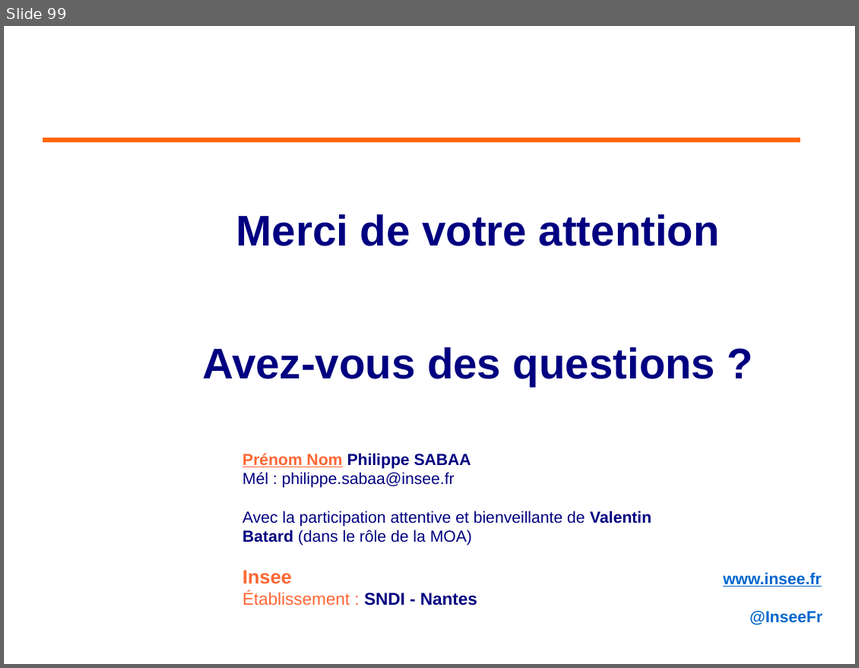
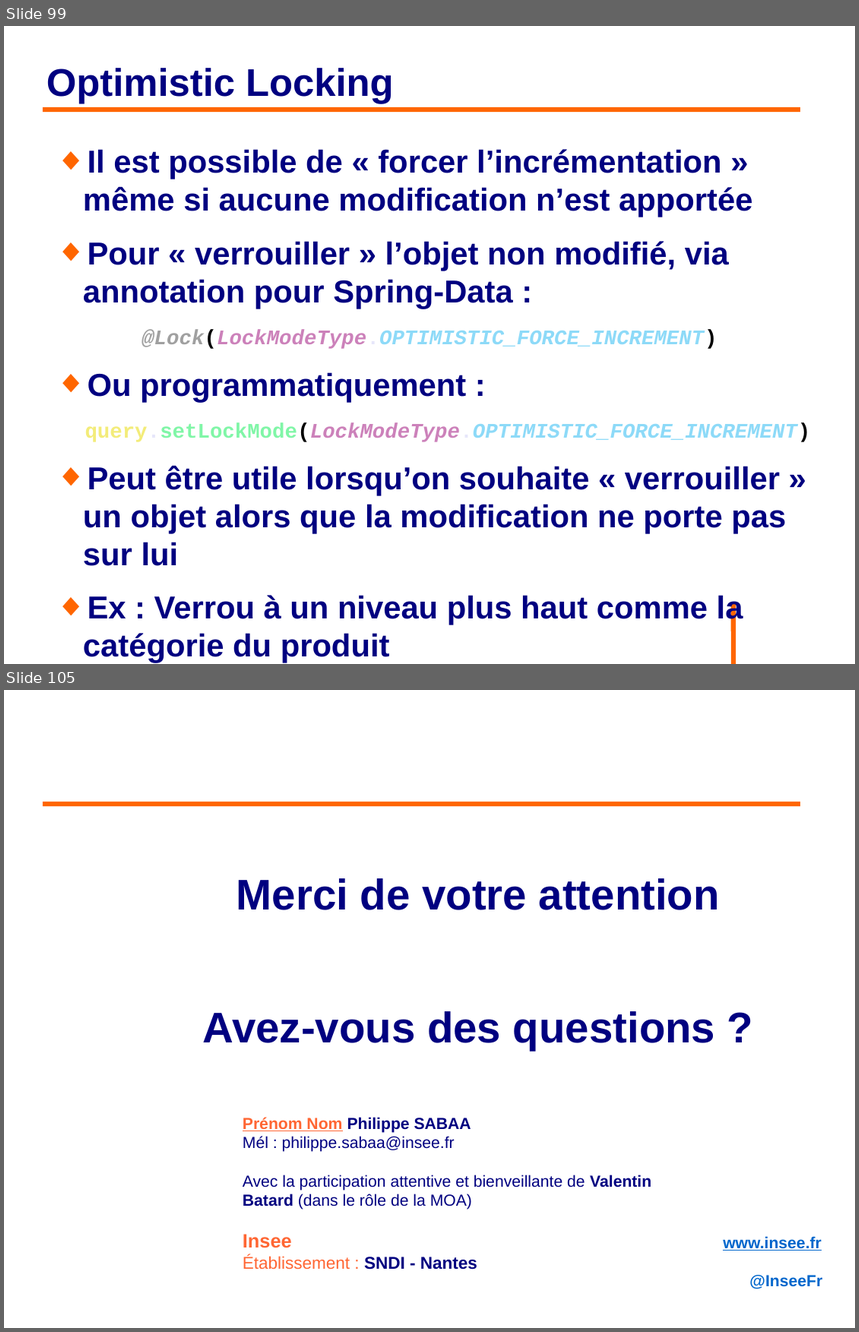
Before and after one commit to philphils/formation-hibernate-avancee, a slide deck: Documentation/diapo_formation_hibernate_avancee.odp. Shown one above the other, each under a label of ours: slide 99 before the commit, slides 99 and 105 after it; the slides between them are not shown. The pictures are 859x668 and 859x1332 pixels, drawn with LibreOffice and Linux fonts; fonts in the diff are those of the drawing; background and template pictures are left out. Boxes give left, top, right and bottom in pixels: in the first picture for what was removed or moved away, otherwise in the second. Text is boxed around its words. In the diff, an @@ line names an element or a change of style, - is before the commit and + after.

Commit message:
Avancement optimistic lock

```diff
--- a/Documentation/diapo_formation_hibernate_avancee.odp
+++ b/Documentation/diapo_formation_hibernate_avancee.odp
@@ slide 99 added at box(4, 26, 855, 664), background #FFFFFF @@
@@ title added at box(47, 68, 393, 104), 36 pt, text #000080, bold @@
+Optimistic Locking
@@ line added from (43, 110) to (801, 110), #FF6600 4.54 pt @@
@@ text added at box(83, 149, 811, 664), 29.6 pt, text #000080, bold @@
+◆ Il est possible de « forcer l’incrémentation » même si aucune modification n’est apportée
+◆ Pour « verrouiller » l’objet non modifié, via annotation pour Spring-Data :
+@Lock(LockModeType.OPTIMISTIC_FORCE_INCREMENT)
+◆ Ou programmatiquement :
+query.setLockMode(LockModeType.OPTIMISTIC_FORCE_INCREMENT)
+◆ Peut être utile lorsqu’on souhaite « verrouiller » un objet alors que la modification ne porte pas sur lui
+◆ Ex : Verrou à un niveau plus haut comme la catégorie du produit
@@ line added from (734, 604) to (734, 664), #FF6600 4.54 pt @@
@@ what was slide 99 is now slide 105 @@
```
Also in this commit, not shown: 8 slides changed, 5 other slides added.
